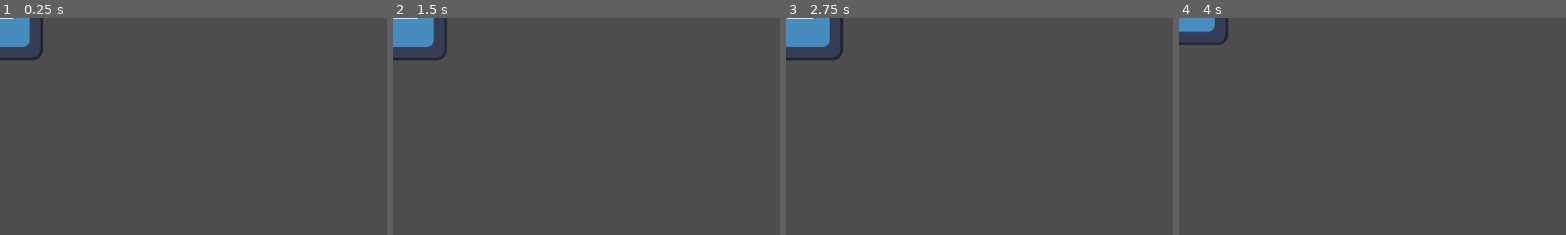
Above: before the commit, frames 1-4 (left to right).
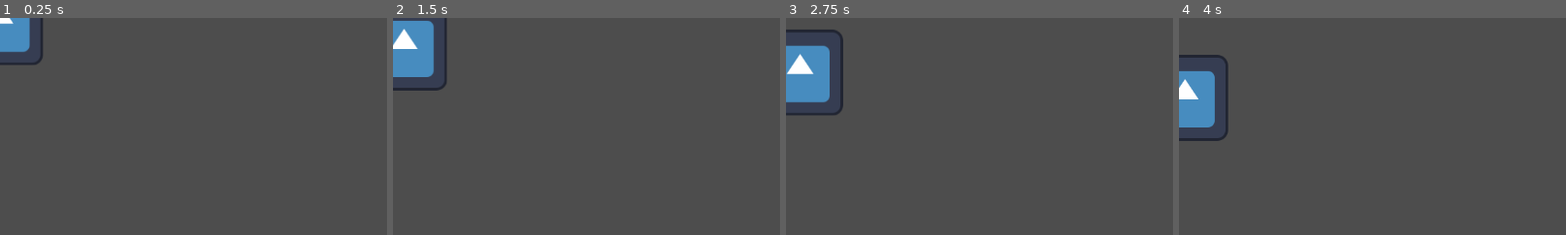
Above: after the commit, the same moments.

Repository: lucasrm148/Gonsaves-dias-the-game
Game: Godot game, scene res://scenes/player.tscn
Same seed, same stepped clock (60 frames per second), same inputs: the game is played once before the commit and once after it. The project has no main scene, so this scene is started directly. The engine's default icon, where the game draws it, is replaced by a stand-in: a white triangle on a blue panel in a dark square.
Inputs:
- Up to frame 1 (0.25 s): no input
- Up to frame 2 (1.5 s): hold Right (ui_right) 0.53-1.28 s; hold Left (ui_left) from 1.28 s (still down)
- Up to frame 3 (2.75 s): release Left (ui_left) at 2.03 s; hold Right (ui_right) from 2.03 s (still down)
- Up to frame 4 (4 s): release Right (ui_right) at 2.78 s; hold Up (ui_up) 2.78-3.53 s; hold Left (ui_left) from 3.53 s (still down)
The pictures show only the part of the screen within x 0-50%, y 0-50%; the shares and areas given below are measured in that part.

The runs differ from the first frame. In frame 1, 0.6% of the frame differs, in the area x 0-12%, y 0-22%; in frame 2, 2.2%; in frame 3, 4.8%, in the area x 0-15%, y 0-45%; in frame 4, 3.8%.

Commit message:
Revert "Revert "imagens""
This reverts commit ff3e1c2037874084def5682871b572335e872e71.

Diff:
--- a/Node2D.gd
+++ /dev/null
@@ -1,12 +0,0 @@
-extends Node2D
-
-
-# Called when the node enters the scene tree for the first time.
-func _ready():
-	pass # Replace with function body.
-
-
-# Called every frame. 'delta' is the elapsed time since the previous frame.
-func _process(delta):
-	if Input.is_action_pressed("ui_right"):
-		position.x+= 30
--- /dev/null
+++ b/palmeira.tscn
@@ -0,0 +1,10 @@
+[gd_scene load_steps=2 format=3 uid="uid://cs67o03qjw78e"]
+
+[ext_resource type="Texture2D" uid="uid://ba5swgklqxegp" path="res://caption.jpg" id="1_xjixs"]
+
+[node name="palmeira" type="Node2D"]
+
+[node name="Sprite2D" type="Sprite2D" parent="."]
+position = Vector2(15, 204)
+scale = Vector2(0.054, 1.0025)
+texture = ExtResource("1_xjixs")
--- /dev/null
+++ b/scenes/cobra.tscn
@@ -0,0 +1,3 @@
+[gd_scene format=3 uid="uid://c3w0c6lr2xuqt"]
+
+[node name="Cobra" type="Node2D"]
--- /dev/null
+++ b/scenes/folha.tscn
@@ -0,0 +1,21 @@
+[gd_scene load_steps=3 format=3 uid="uid://cx8r6xlktiog5"]
+
+[ext_resource type="Texture2D" uid="uid://gvtr7birkgu1" path="res://icon.svg" id="1_qy5bx"]
+
+[sub_resource type="RectangleShape2D" id="RectangleShape2D_o8sla"]
+size = Vector2(56, 14)
+
+[node name="folha" type="Node2D"]
+
+[node name="Sprite2D" type="Sprite2D" parent="."]
+position = Vector2(27.5, 6)
+scale = Vector2(0.460938, 0.109375)
+texture = ExtResource("1_qy5bx")
+
+[node name="RigidBody2D" type="RigidBody2D" parent="Sprite2D"]
+position = Vector2(-59.661, -54.8572)
+scale = Vector2(2.16949, 9.14286)
+
+[node name="CollisionShape2D" type="CollisionShape2D" parent="Sprite2D/RigidBody2D"]
+position = Vector2(28, 6)
+shape = SubResource("RectangleShape2D_o8sla")
--- a/scenes/player.tscn
+++ b/scenes/player.tscn
@@ -1,7 +1,7 @@
 [gd_scene load_steps=7 format=3 uid="uid://bdu8wsih2mlgh"]
 
-[ext_resource type="Script" path="res://player.gd" id="1_212md"]
-[ext_resource type="Texture2D" path="res://icon.svg" id="2_gs43w"]
+[ext_resource type="Script" path="res://scripts/player.gd" id="1_x1yyw"]
+[ext_resource type="Texture2D" uid="uid://gvtr7birkgu1" path="res://icon.svg" id="2_gs43w"]
 
 [sub_resource type="SpriteFrames" id="SpriteFrames_nefby"]
 animations = [{
@@ -22,10 +22,10 @@
 
 [sub_resource type="SegmentShape2D" id="SegmentShape2D_lbvtl"]
 a = Vector2(54, 63)
-b = Vector2(-60, 63)
+b = Vector2(-86, 64)
 
 [node name="player" type="Node2D"]
-script = ExtResource("1_212md")
+script = ExtResource("1_x1yyw")
 
 [node name="AnimatedSprite" type="AnimatedSprite2D" parent="."]
 position = Vector2(0, -1)
@@ -41,15 +41,16 @@
 shape = SubResource("RectangleShape2D_ayr85")
 
 [node name="Area_de_detequição" type="Area2D" parent="AnimatedSprite"]
-visible = false
 
 [node name="formato" type="CollisionShape2D" parent="AnimatedSprite/Area_de_detequição"]
 position = Vector2(2.5, -5)
 shape = SubResource("RectangleShape2D_ml6v1")
 
 [node name="Area2D" type="Area2D" parent="AnimatedSprite"]
-position = Vector2(0, 1)
+position = Vector2(0, 16)
 
 [node name="CollisionShape2D" type="CollisionShape2D" parent="AnimatedSprite/Area2D"]
-position = Vector2(4, 4)
+position = Vector2(23, 6)
 shape = SubResource("SegmentShape2D_lbvtl")
+
+[connection signal="body_entered" from="AnimatedSprite/Area2D" to="." method="_on_area_2d_body_entered"]
--- a/player.gd
+++ b/scripts/player.gd
@@ -3,6 +3,7 @@
 var salto = 30
 var move_teste =false
 var direction = 1
+var solo = false
 @onready var texture :=$AnimatedSprite
 # Called when the node enters the scene tree for the first time.
 func _ready():
@@ -29,10 +30,21 @@
 		$AnimatedSprite.scale.x = -1
 		move_teste = true
 
-	if Input.is_action_pressed("ui_up"):#pulo
+	if Input.is_action_pressed("ui_up") and solo:#pulo
 		position.y-= salto*delta
+		texture.play("default")
+		move_teste =true
+		false
+	else:
+		position.y+= salto*delta
 		texture.play("default")
 		move_teste =true
 
 	if !move_teste:# parado
 		texture.play("default")#para a animação quando parado
+
+
+
+func _on_area_2d_body_entered(body):
+	solo = true
+	pass # Replace with function body.
Binary file added: imagens/41fbc7e4-8831-49b8-86e9-81235e0afeed-PhotoRoom.jpg
Binary file added: imagens/WhatsApp Image 2023-09-30 at 11.54.41 (1).jpeg
Binary file added: imagens/WhatsApp Image 2023-09-30 at 11.54.41.jpeg
Binary file added: imagens/f88afa3c-1844-4c82-b439-ff6685e7d902-PhotoRoom.png
Not shown, changed: music/1 audio.mp3.import
Not shown, changed: music/2 audio.mp3.import
Not shown, changed: music/3 audio.mp3.import
Not shown, changed: music/4 audio.mp3.import
Not shown, changed: music/5 audio.mp3.import
Not shown, changed: music/6 audio.mp3.import
Not shown, changed: music/7.mp3.import
